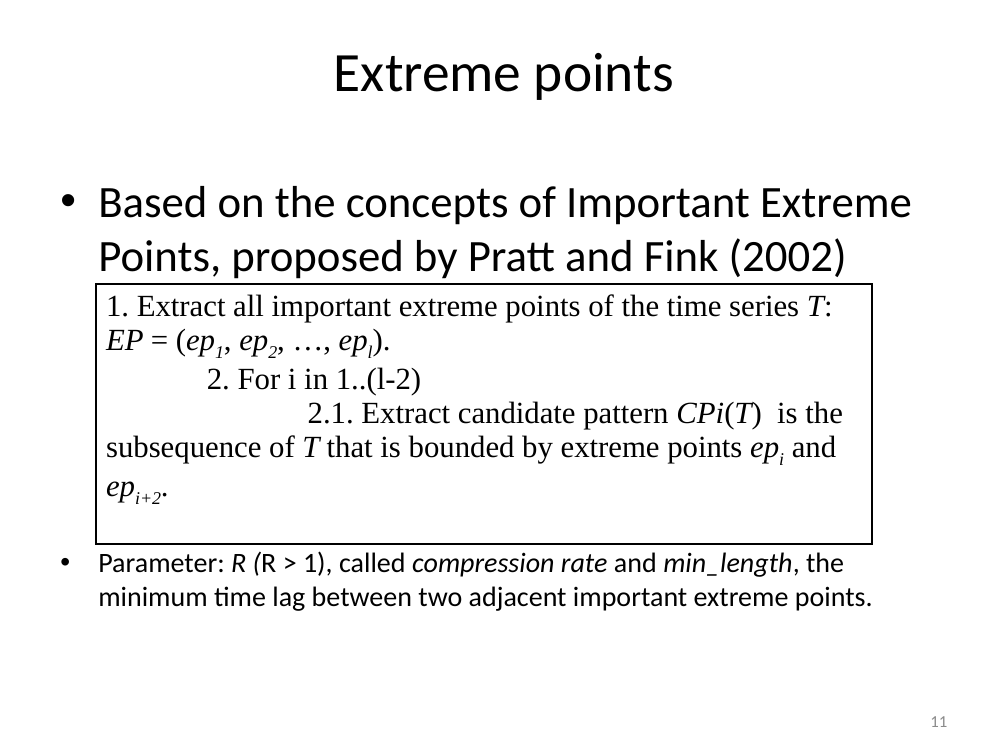
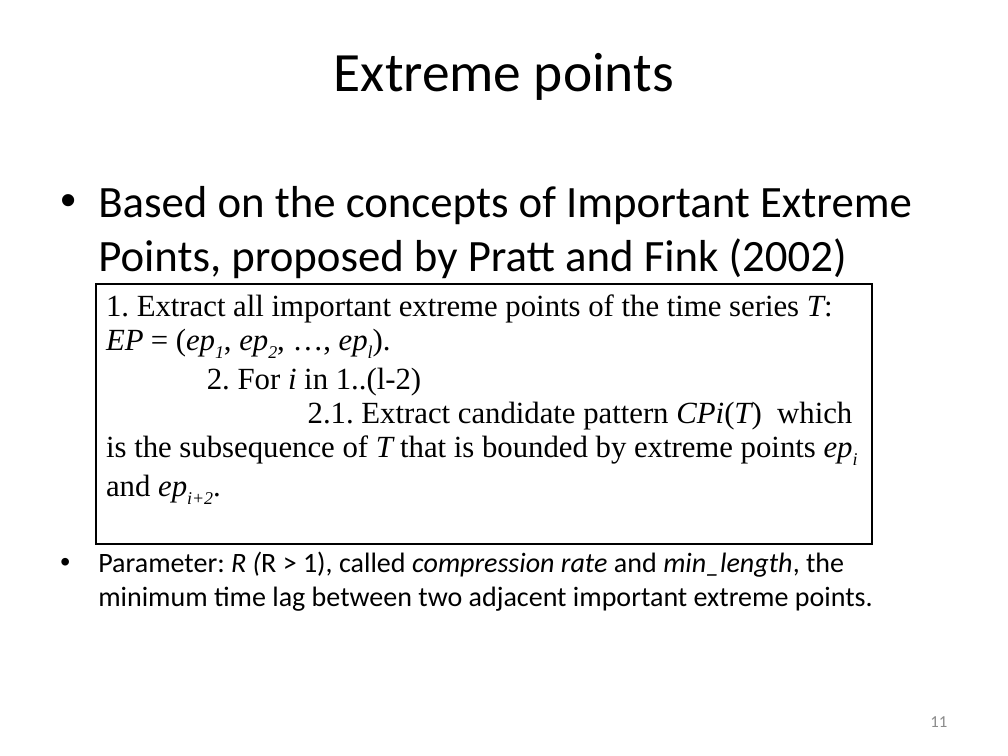
Before and after one commit to vyngo/caohoc-project-name, a slide deck: slide 11 of Report/pre.pptx. Drawn at 1008x756 pixels with LibreOffice and Linux fonts; fonts in the diff are those of the drawing. Boxes give left, top, right and bottom in pixels: in the first picture for what was removed or moved away, otherwise in the second. Text is boxed around its words. In the diff, an @@ line names an element or a change of style, - is before the commit and + after.

```diff
--- a/Report/pre.pptx
+++ b/Report/pre.pptx
@@ table at [96, 284, 872, 546] @@
-row 1, column 1: 1. Extract all important extreme points of the time series T: EP = (ep1, ep2, …, epl). / 2. For i in 1..(l-2) / 2.1. Extract candidate pattern CPi(T) is the subsequence of T that is bounded by extreme points epi and epi+2.
+row 1, column 1: 1. Extract all important extreme points of the time series T: EP = (ep1, ep2, …, epl). / 2. For i in 1..(l-2) / 2.1. Extract candidate pattern CPi(T) which is the subsequence of T that is bounded by extreme points epi and epi+2.
```
Also in this commit, not shown: 15 other slides changed.
